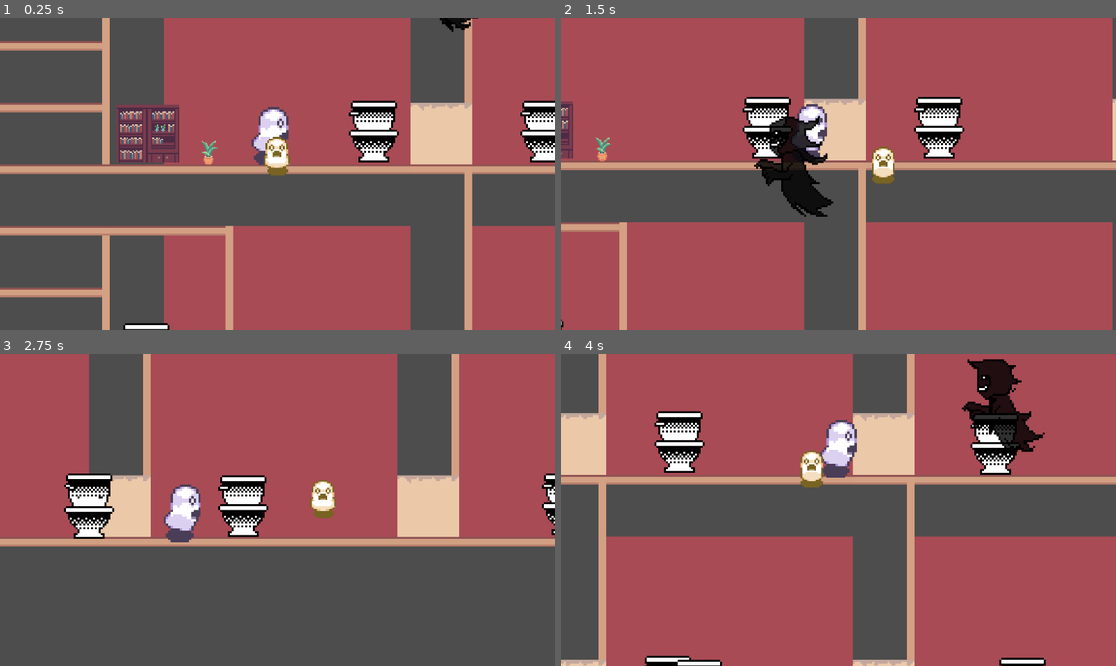
Above: before the commit, frames 1-4 (two rows, left to right).
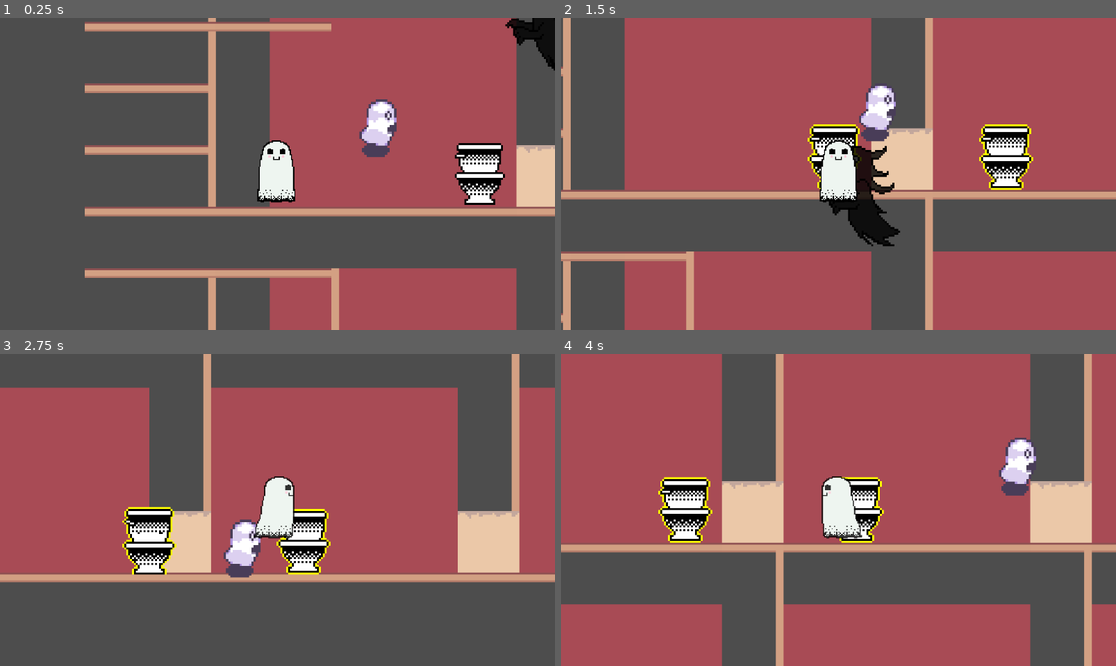
Above: after the commit, the same moments.

Repository: lykarevalde/GameJam
Game: Godot game, scene res://scenes/game_scene.tscn
Same seed, same stepped clock (60 frames per second), same inputs: the game is played once before the commit and once after it.
Inputs:
- Up to frame 1 (0.25 s): no input
- Up to frame 2 (1.5 s): tap Enter (ui_accept) at 0.5 s; hold Right (ui_right) 0.53-1.28 s; hold Enter (ui_accept) 0.53-1.28 s; hold Down (ui_down) from 1.28 s (still down); tap E (animate) at 1.35 s
- Up to frame 3 (2.75 s): tap Enter (ui_accept) at 1.52, 1.55, 1.82 s; release Down (ui_down) at 2.03 s; hold Right (ui_right) from 2.03 s (still down); hold Enter (ui_accept) from 2.03 s (still down)
- Up to frame 4 (4 s): release Right (ui_right) at 2.78 s; release Enter (ui_accept) at 2.78 s; hold Up (ui_up) 2.78-3.53 s; tap E (animate) at 2.85 s; tap Enter (ui_accept) at 3.02, 3.05, 3.32 s; hold Left (ui_left) from 3.53 s (still down); hold Enter (ui_accept) from 3.53 s (still down)

The runs differ from the first frame. In frame 1, 54% of the frame differs, in the area x 0-100%, y 0-100%; in frame 2, 50%; in frame 3, 48%; in frame 4, 68%.

Commit message:
ghost sprite oki

Diff:
--- a/scenes/dolphin.gd
+++ b/scenes/dolphin.gd
@@ -23,7 +23,7 @@
 		velocity.x = dir * move_speed
 
 
-		# Check for DOWN key to trigger dolphin jump (repeatable after cooldown)
+		# Check for DOWN key to trigger dolphin jump
 		if Input.is_action_just_pressed("animate"):
 			trigger_dolphin_jump()
 
--- a/scenes/dolphin.tscn
+++ b/scenes/dolphin.tscn
@@ -13,7 +13,7 @@
 
 [sub_resource type="AtlasTexture" id="AtlasTexture_icp1y"]
 atlas = ExtResource("2_bcd0l")
-region = Rect2(0, 0, 32, 63)
+region = Rect2(0, 0, 32, 64)
 
 [sub_resource type="SpriteFrames" id="SpriteFrames_2wkb0"]
 animations = [{
--- /dev/null
+++ b/scenes/furniture1.gd
@@ -0,0 +1,71 @@
+extends CharacterBody2D
+
+# Sprites
+@onready var idle_sprite = self
+@onready var amuse_sprite = $amuse_sprite
+@onready var spook_sprite = $spook_sprite
+
+# State
+var is_animating := false
+var nearby_player := false
+
+# ==========================
+# PLAYER AMUSE
+# ==========================
+func amuse():
+	if not nearby_player:
+		return
+	if is_animating:
+		return
+
+	is_animating = true
+	_show_only(amuse_sprite)
+	amuse_sprite.play("amuse")
+	print("Furniture: Player is amused!")
+
+func _on_amuse_animation_finished():
+	_reset()
+
+# ==========================
+# ENEMY SPOOK
+# ==========================
+func spook():
+	if is_animating:
+		return
+
+	is_animating = true
+	_show_only(spook_sprite)
+
+	var animations = ["spook1", "spook2", "spook3"]
+	spook_sprite.play(animations.pick_random())
+	print("Furniture: Spooked an enemy!")
+
+func _on_spook_animation_finished():
+	_reset()
+
+# ==========================
+# HELPERS
+# ==========================
+func _reset():
+	idle_sprite.show()
+	amuse_sprite.hide()
+	spook_sprite.hide()
+	idle_sprite.play("idle")
+	is_animating = false
+
+func _show_only(sprite):
+	idle_sprite.hide()
+	amuse_sprite.hide()
+	spook_sprite.hide()
+	sprite.show()
+
+# ==========================
+# PLAYER DETECTION
+# ==========================
+func _on_area_2d_body_entered(body):
+	if body.is_in_group("Player"):
+		nearby_player = true
+
+func _on_area_2d_body_exited(body):
+	if body.is_in_group("Player"):
+		nearby_player = false
--- /dev/null
+++ b/scenes/furniture1.tscn
@@ -0,0 +1,271 @@
+[gd_scene load_steps=40 format=3 uid="uid://c5wccn15qh4cx"]
+
+[ext_resource type="Script" uid="uid://d2hrcbq7voh5x" path="res://scenes/furniture1.gd" id="1_sk0qw"]
+[ext_resource type="Shader" uid="uid://dromq4pf7p2g8" path="res://scenes/furniture.gdshader" id="2_qwnh6"]
+[ext_resource type="Texture2D" uid="uid://bwkbqvmsy1m12" path="res://assets/Furniture/cr/toilet AMUSE.png" id="3_sk0qw"]
+[ext_resource type="Texture2D" uid="uid://dvpynuaplocpe" path="res://assets/Furniture/cr/toilet MOVE.png" id="4_qwnh6"]
+[ext_resource type="Texture2D" uid="uid://cquskrrtn7jeh" path="res://assets/Furniture/cr/toilet SPOOK.png" id="5_qwnh6"]
+[ext_resource type="Script" uid="uid://df8s31qe0esgw" path="res://scenes/area_2d.gd" id="5_upeud"]
+
+[sub_resource type="ShaderMaterial" id="ShaderMaterial_bcd0l"]
+shader = ExtResource("2_qwnh6")
+shader_parameter/outline_color = Vector4(1, 1, 0, 1)
+shader_parameter/thickness = 1.0
+
+[sub_resource type="AtlasTexture" id="AtlasTexture_ymh04"]
+atlas = ExtResource("4_qwnh6")
+region = Rect2(32, 0, 32, 64)
+
+[sub_resource type="SpriteFrames" id="SpriteFrames_2wkb0"]
+animations = [{
+"frames": [{
+"duration": 1.0,
+"texture": SubResource("AtlasTexture_ymh04")
+}],
+"loop": true,
+"name": &"idle",
+"speed": 10.0
+}]
+
+[sub_resource type="AtlasTexture" id="AtlasTexture_sk0qw"]
+atlas = ExtResource("3_sk0qw")
+region = Rect2(0, 0, 32, 64)
+
+[sub_resource type="AtlasTexture" id="AtlasTexture_qwnh6"]
+atlas = ExtResource("3_sk0qw")
+region = Rect2(32, 0, 32, 64)
+
+[sub_resource type="AtlasTexture" id="AtlasTexture_dp0tw"]
+atlas = ExtResource("3_sk0qw")
+region = Rect2(64, 0, 32, 64)
+
+[sub_resource type="AtlasTexture" id="AtlasTexture_no223"]
+atlas = ExtResource("3_sk0qw")
+region = Rect2(96, 0, 32, 64)
+
+[sub_resource type="AtlasTexture" id="AtlasTexture_upeud"]
+atlas = ExtResource("3_sk0qw")
+region = Rect2(128, 0, 32, 64)
+
+[sub_resource type="AtlasTexture" id="AtlasTexture_xcjme"]
+atlas = ExtResource("3_sk0qw")
+region = Rect2(0, 64, 32, 64)
+
+[sub_resource type="AtlasTexture" id="AtlasTexture_5g4an"]
+atlas = ExtResource("3_sk0qw")
+region = Rect2(32, 64, 32, 64)
+
+[sub_resource type="AtlasTexture" id="AtlasTexture_bvbvy"]
+atlas = ExtResource("3_sk0qw")
+region = Rect2(64, 64, 32, 64)
+
+[sub_resource type="AtlasTexture" id="AtlasTexture_f88gl"]
+atlas = ExtResource("3_sk0qw")
+region = Rect2(96, 64, 32, 64)
+
+[sub_resource type="AtlasTexture" id="AtlasTexture_mhwua"]
+atlas = ExtResource("3_sk0qw")
+region = Rect2(128, 64, 32, 64)
+
+[sub_resource type="AtlasTexture" id="AtlasTexture_kdan8"]
+atlas = ExtResource("3_sk0qw")
+region = Rect2(0, 128, 32, 64)
+
+[sub_resource type="AtlasTexture" id="AtlasTexture_f433v"]
+atlas = ExtResource("3_sk0qw")
+region = Rect2(32, 128, 32, 64)
+
+[sub_resource type="AtlasTexture" id="AtlasTexture_010co"]
+atlas = ExtResource("3_sk0qw")
+region = Rect2(64, 128, 32, 64)
+
+[sub_resource type="AtlasTexture" id="AtlasTexture_vcank"]
+atlas = ExtResource("3_sk0qw")
+region = Rect2(96, 128, 32, 64)
+
+[sub_resource type="SpriteFrames" id="SpriteFrames_urnlg"]
+animations = [{
+"frames": [{
+"duration": 1.0,
+"texture": SubResource("AtlasTexture_sk0qw")
+}, {
+"duration": 1.0,
+"texture": SubResource("AtlasTexture_qwnh6")
+}, {
+"duration": 1.0,
+"texture": SubResource("AtlasTexture_dp0tw")
+}, {
+"duration": 1.0,
+"texture": SubResource("AtlasTexture_no223")
+}, {
+"duration": 1.0,
+"texture": SubResource("AtlasTexture_upeud")
+}, {
+"duration": 1.0,
+"texture": SubResource("AtlasTexture_xcjme")
+}, {
+"duration": 1.0,
+"texture": SubResource("AtlasTexture_5g4an")
+}, {
+"duration": 1.0,
+"texture": SubResource("AtlasTexture_bvbvy")
+}, {
+"duration": 1.0,
+"texture": SubResource("AtlasTexture_f88gl")
+}, {
+"duration": 1.0,
+"texture": SubResource("AtlasTexture_mhwua")
+}, {
+"duration": 1.0,
+"texture": SubResource("AtlasTexture_kdan8")
+}, {
+"duration": 1.0,
+"texture": SubResource("AtlasTexture_f433v")
+}, {
+"duration": 1.0,
+"texture": SubResource("AtlasTexture_010co")
+}, {
+"duration": 1.0,
+"texture": SubResource("AtlasTexture_vcank")
+}],
+"loop": false,
+"name": &"dolphin",
+"speed": 10.0
+}]
+
+[sub_resource type="AtlasTexture" id="AtlasTexture_urnlg"]
+atlas = ExtResource("5_qwnh6")
+region = Rect2(0, 0, 32, 64)
+
+[sub_resource type="AtlasTexture" id="AtlasTexture_s7unw"]
+atlas = ExtResource("5_qwnh6")
+region = Rect2(32, 0, 32, 64)
+
+[sub_resource type="AtlasTexture" id="AtlasTexture_pdj7v"]
+atlas = ExtResource("5_qwnh6")
+region = Rect2(64, 0, 32, 64)
+
+[sub_resource type="AtlasTexture" id="AtlasTexture_ndo6x"]
+atlas = ExtResource("5_qwnh6")
+region = Rect2(96, 0, 32, 64)
+
+[sub_resource type="AtlasTexture" id="AtlasTexture_o2se8"]
+atlas = ExtResource("5_qwnh6")
+region = Rect2(128, 0, 32, 64)
+
+[sub_resource type="AtlasTexture" id="AtlasTexture_xhj3i"]
+atlas = ExtResource("5_qwnh6")
+region = Rect2(0, 64, 32, 64)
+
+[sub_resource type="AtlasTexture" id="AtlasTexture_p7d8d"]
+atlas = ExtResource("5_qwnh6")
+region = Rect2(32, 64, 32, 64)
+
+[sub_resource type="AtlasTexture" id="AtlasTexture_vmcvm"]
+atlas = ExtResource("5_qwnh6")
+region = Rect2(64, 64, 32, 64)
+
+[sub_resource type="AtlasTexture" id="AtlasTexture_1rdxh"]
+atlas = ExtResource("5_qwnh6")
+region = Rect2(96, 64, 32, 64)
+
+[sub_resource type="AtlasTexture" id="AtlasTexture_d0deq"]
+atlas = ExtResource("5_qwnh6")
+region = Rect2(128, 64, 32, 64)
+
+[sub_resource type="AtlasTexture" id="AtlasTexture_g4lwv"]
+atlas = ExtResource("5_qwnh6")
+region = Rect2(0, 128, 32, 64)
+
+[sub_resource type="AtlasTexture" id="AtlasTexture_irlmt"]
+atlas = ExtResource("5_qwnh6")
+region = Rect2(32, 128, 32, 64)
+
+[sub_resource type="AtlasTexture" id="AtlasTexture_646wr"]
+atlas = ExtResource("5_qwnh6")
+region = Rect2(64, 128, 32, 64)
+
+[sub_resource type="AtlasTexture" id="AtlasTexture_2x4oc"]
+atlas = ExtResource("5_qwnh6")
+region = Rect2(96, 128, 32, 64)
+
+[sub_resource type="SpriteFrames" id="SpriteFrames_58ujw"]
+animations = [{
+"frames": [{
+"duration": 1.0,
+"texture": SubResource("AtlasTexture_urnlg")
+}, {
+"duration": 1.0,
+"texture": SubResource("AtlasTexture_s7unw")
+}, {
+"duration": 1.0,
+"texture": SubResource("AtlasTexture_pdj7v")
+}, {
+"duration": 1.0,
+"texture": SubResource("AtlasTexture_ndo6x")
+}, {
+"duration": 1.0,
+"texture": SubResource("AtlasTexture_o2se8")
+}, {
+"duration": 1.0,
+"texture": SubResource("AtlasTexture_xhj3i")
+}, {
+"duration": 1.0,
+"texture": SubResource("AtlasTexture_p7d8d")
+}, {
+"duration": 1.0,
+"texture": SubResource("AtlasTexture_vmcvm")
+}, {
+"duration": 1.0,
+"texture": SubResource("AtlasTexture_1rdxh")
+}, {
+"duration": 1.0,
+"texture": SubResource("AtlasTexture_d0deq")
+}, {
+"duration": 1.0,
+"texture": SubResource("AtlasTexture_g4lwv")
+}, {
+"duration": 1.0,
+"texture": SubResource("AtlasTexture_irlmt")
+}, {
+"duration": 1.0,
+"texture": SubResource("AtlasTexture_646wr")
+}, {
+"duration": 1.0,
+"texture": SubResource("AtlasTexture_2x4oc")
+}],
+"loop": false,
+"name": &"spook",
+"speed": 10.0
+}]
+
+[node name="CharacterBody2D" type="CharacterBody2D" groups=["furniture"]]
+script = ExtResource("1_sk0qw")
+
+[node name="idle" type="AnimatedSprite2D" parent="."]
+material = SubResource("ShaderMaterial_bcd0l")
+sprite_frames = SubResource("SpriteFrames_2wkb0")
+animation = &"idle"
+
+[node name="dolphin" type="AnimatedSprite2D" parent="."]
+sprite_frames = SubResource("SpriteFrames_urnlg")
+animation = &"dolphin"
+
+[node name="spook" type="AnimatedSprite2D" parent="."]
+sprite_frames = SubResource("SpriteFrames_58ujw")
+animation = &"spook"
+
+[node name="CollisionPolygon2D2" type="CollisionPolygon2D" parent="."]
+light_mask = 0
+visibility_layer = 0
+polygon = PackedVector2Array(0, 0, -11, 0, -12, 7, -8, 15, -12, 17, -5, 28, -7, 31, 7, 31, 6, 28, 12, 17, 9, 15, 11, 0)
+
+[node name="Area2D" type="Area2D" parent="."]
+script = ExtResource("5_upeud")
+
+[node name="CollisionPolygon2D" type="CollisionPolygon2D" parent="Area2D"]
+polygon = PackedVector2Array(0, 0, -12, 0, -12, 7, -8, 15, -12, 17, -5, 28, -7, 31, 7, 31, 6, 28, 12, 17, 8, 15, 11, 0)
+
+[connection signal="animation_finished" from="dolphin" to="." method="_on_dolphin_animation_finished"]
+[connection signal="body_entered" from="Area2D" to="." method="_on_area_2d_body_entered"]
+[connection signal="body_exited" from="Area2D" to="." method="_on_area_2d_body_exited"]
--- a/scenes/game_scene.tscn
+++ b/scenes/game_scene.tscn
@@ -1,14 +1,12 @@
-[gd_scene load_steps=16 format=3 uid="uid://caf4pect0ovka"]
+[gd_scene load_steps=14 format=3 uid="uid://caf4pect0ovka"]
 
 [ext_resource type="Script" uid="uid://1707w1wd8vfv" path="res://scripts/game_scene.gd" id="1_kk2rg"]
 [ext_resource type="Texture2D" uid="uid://l5axf47yylfg" path="res://assets/interior_tileset_placeholder.png" id="1_onqr8"]
-[ext_resource type="PackedScene" uid="uid://cgmu3x48sx0fo" path="res://scenes/Player.tscn" id="1_w5aja"]
-[ext_resource type="PackedScene" uid="uid://dbgp384qn2s4x" path="res://scenes/plant.tscn" id="3_ycayy"]
-[ext_resource type="PackedScene" uid="uid://cv0hye7m1iv11" path="res://scenes/shelf.tscn" id="4_bw6k5"]
 [ext_resource type="Script" uid="uid://bd1x6q7kmsk15" path="res://scripts/furnitures.gd" id="6_mw25s"]
 [ext_resource type="PackedScene" uid="uid://6ioljxwyvxol" path="res://scenes/kids.tscn" id="6_rurhu"]
 [ext_resource type="Script" uid="uid://cd0rhdruhnqo7" path="res://scripts/kid_spawner.gd" id="8_b5spy"]
-[ext_resource type="PackedScene" uid="uid://cfg7i0camoaef" path="res://scenes/toilet.tscn" id="8_mw25s"]
+[ext_resource type="PackedScene" uid="uid://cef30dmd4as47" path="res://scenes/toilet.tscn" id="8_mw25s"]
+[ext_resource type="PackedScene" uid="uid://cxwfxl20tdd6" path="res://scenes/krysta_player.tscn" id="9_utbpp"]
 [ext_resource type="PackedScene" uid="uid://c72t5aeqmoxx1" path="res://scenes/dolphin.tscn" id="10_mw25s"]
 [ext_resource type="PackedScene" uid="uid://cv3bjv8xhr455" path="res://scenes/enemy.tscn" id="10_tcjrq"]
 
@@ -248,23 +246,8 @@
 layer_1/name = "Things"
 layer_1/tile_data = PackedInt32Array(262140, 196609, 0, 262141, 196609, 0, 262142, 196609, 0, 262143, 196609, 0, -4, 196609, 0, -3, 196609, 0, -2, 196609, 0, -1, 196609, 0, 196608, 393217, 1, 262144, 393217, 1)
 
-[node name="Player" parent="." instance=ExtResource("1_w5aja")]
-position = Vector2(23, 92)
-collision_mask = 0
-
-[node name="Camera2D" type="Camera2D" parent="Player"]
-position = Vector2(-1, -1)
-zoom = Vector2(4, 4)
-position_smoothing_enabled = true
-
-[node name="shelf" parent="." instance=ExtResource("4_bw6k5")]
-position = Vector2(-45, 70)
-
-[node name="AnimatableBody2D" parent="." instance=ExtResource("3_ycayy")]
-position = Vector2(-21, 67)
-
 [node name="CharacterBody2D" parent="." instance=ExtResource("10_mw25s")]
-position = Vector2(-46, 168)
+position = Vector2(-49, 181)
 
 [node name="Furniture" type="Node2D" parent="."]
 script = ExtResource("6_mw25s")
@@ -288,6 +271,7 @@
 position = Vector2(340, 188)
 
 [node name="Floor1Path" type="Path2D" parent="."]
+position = Vector2(1, -26)
 curve = SubResource("Curve2D_kk2rg")
 
 [node name="Floor2Path" type="Path2D" parent="."]
@@ -316,3 +300,10 @@
 collision_mask = 0
 human_npcs_root = NodePath("../../kidSpawner")
 furniture_root = NodePath("../../Furniture")
+
+[node name="Player" parent="." instance=ExtResource("9_utbpp")]
+position = Vector2(-33, 84)
+
+[node name="Camera2D" type="Camera2D" parent="Player"]
+position = Vector2(0, -15)
+zoom = Vector2(4, 4)
--- /dev/null
+++ b/scenes/krysta_player.tscn
@@ -0,0 +1,232 @@
+[gd_scene load_steps=33 format=3 uid="uid://cxwfxl20tdd6"]
+
+[ext_resource type="Script" uid="uid://cxrqodvh8nk8x" path="res://scripts/krystaplayer.gd" id="1_crxnp"]
+[ext_resource type="Texture2D" uid="uid://brl8n0w2fr0jy" path="res://assets/ghost player/ghost_player_spritesheet.png" id="2_d5g11"]
+[ext_resource type="Texture2D" uid="uid://dvdlxhrldwhuy" path="res://assets/ghost player/left_sprite_sheet.png" id="3_562xk"]
+[ext_resource type="Texture2D" uid="uid://5ktg1lhhd6w2" path="res://assets/ghost player/right_sprite_sheet.png" id="4_2eqdb"]
+
+[sub_resource type="AtlasTexture" id="AtlasTexture_3li8b"]
+atlas = ExtResource("2_d5g11")
+region = Rect2(0, 0, 38, 56)
+
+[sub_resource type="AtlasTexture" id="AtlasTexture_mdl7e"]
+atlas = ExtResource("2_d5g11")
+region = Rect2(38, 0, 38, 56)
+
+[sub_resource type="AtlasTexture" id="AtlasTexture_qu4a1"]
+atlas = ExtResource("2_d5g11")
+region = Rect2(76, 0, 38, 56)
+
+[sub_resource type="AtlasTexture" id="AtlasTexture_70d11"]
+atlas = ExtResource("2_d5g11")
+region = Rect2(0, 56, 38, 56)
+
+[sub_resource type="AtlasTexture" id="AtlasTexture_cw2d6"]
+atlas = ExtResource("2_d5g11")
+region = Rect2(38, 56, 38, 56)
+
+[sub_resource type="AtlasTexture" id="AtlasTexture_khinc"]
+atlas = ExtResource("2_d5g11")
+region = Rect2(76, 56, 38, 56)
+
+[sub_resource type="AtlasTexture" id="AtlasTexture_bruh7"]
+atlas = ExtResource("2_d5g11")
+region = Rect2(0, 112, 38, 56)
+
+[sub_resource type="AtlasTexture" id="AtlasTexture_6eyey"]
+atlas = ExtResource("2_d5g11")
+region = Rect2(38, 112, 38, 56)
+
+[sub_resource type="AtlasTexture" id="AtlasTexture_d3wef"]
+atlas = ExtResource("2_d5g11")
+region = Rect2(76, 112, 38, 56)
+
+[sub_resource type="AtlasTexture" id="AtlasTexture_gbx8w"]
+atlas = ExtResource("3_562xk")
+region = Rect2(0, 0, 46, 58)
+
+[sub_resource type="AtlasTexture" id="AtlasTexture_hd060"]
+atlas = ExtResource("3_562xk")
+region = Rect2(46, 0, 46, 58)
+
+[sub_resource type="AtlasTexture" id="AtlasTexture_56o2j"]
+atlas = ExtResource("3_562xk")
+region = Rect2(92, 0, 46, 58)
+
+[sub_resource type="AtlasTexture" id="AtlasTexture_iib88"]
+atlas = ExtResource("3_562xk")
+region = Rect2(0, 58, 46, 58)
+
+[sub_resource type="AtlasTexture" id="AtlasTexture_1o0li"]
+atlas = ExtResource("3_562xk")
+region = Rect2(46, 58, 46, 58)
+
+[sub_resource type="AtlasTexture" id="AtlasTexture_8jmif"]
+atlas = ExtResource("3_562xk")
+region = Rect2(92, 58, 46, 58)
+
+[sub_resource type="AtlasTexture" id="AtlasTexture_egmcp"]
+atlas = ExtResource("3_562xk")
+region = Rect2(0, 116, 46, 58)
+
+[sub_resource type="AtlasTexture" id="AtlasTexture_3xren"]
+atlas = ExtResource("3_562xk")
+region = Rect2(46, 116, 46, 58)
+
+[sub_resource type="AtlasTexture" id="AtlasTexture_lyikh"]
+atlas = ExtResource("4_2eqdb")
+region = Rect2(0, 0, 46, 58)
+
+[sub_resource type="AtlasTexture" id="AtlasTexture_8vcoi"]
+atlas = ExtResource("4_2eqdb")
+region = Rect2(46, 0, 46, 58)
+
+[sub_resource type="AtlasTexture" id="AtlasTexture_dnwbe"]
+atlas = ExtResource("4_2eqdb")
+region = Rect2(92, 0, 46, 58)
+
+[sub_resource type="AtlasTexture" id="AtlasTexture_8vs7s"]
+atlas = ExtResource("4_2eqdb")
+region = Rect2(0, 58, 46, 58)
+
+[sub_resource type="AtlasTexture" id="AtlasTexture_plns5"]
+atlas = ExtResource("4_2eqdb")
+region = Rect2(46, 58, 46, 58)
+
+[sub_resource type="AtlasTexture" id="AtlasTexture_uiv60"]
+atlas = ExtResource("4_2eqdb")
+region = Rect2(92, 58, 46, 58)
+
+[sub_resource type="AtlasTexture" id="AtlasTexture_dwyan"]
+atlas = ExtResource("4_2eqdb")
+region = Rect2(0, 116, 46, 58)
+
+[sub_resource type="AtlasTexture" id="AtlasTexture_n0rq3"]
+atlas = ExtResource("4_2eqdb")
+region = Rect2(46, 116, 46, 58)
+
+[sub_resource type="SpriteFrames" id="SpriteFrames_qlg0r"]
+animations = [{
+"frames": [{
+"duration": 1.0,
+"texture": SubResource("AtlasTexture_3li8b")
+}, {
+"duration": 1.0,
+"texture": SubResource("AtlasTexture_mdl7e")
+}, {
+"duration": 1.0,
+"texture": SubResource("AtlasTexture_qu4a1")
+}, {
+"duration": 1.0,
+"texture": SubResource("AtlasTexture_70d11")
+}, {
+"duration": 1.0,
+"texture": SubResource("AtlasTexture_cw2d6")
+}, {
+"duration": 1.0,
+"texture": SubResource("AtlasTexture_khinc")
+}, {
+"duration": 1.0,
+"texture": SubResource("AtlasTexture_bruh7")
+}, {
+"duration": 1.0,
+"texture": SubResource("AtlasTexture_6eyey")
+}, {
+"duration": 1.0,
+"texture": SubResource("AtlasTexture_d3wef")
+}],
+"loop": true,
+"name": &"face",
+"speed": 5.0
+}, {
+"frames": [{
+"duration": 1.0,
+"texture": SubResource("AtlasTexture_gbx8w")
+}, {
+"duration": 1.0,
+"texture": SubResource("AtlasTexture_hd060")
+}, {
+"duration": 1.0,
+"texture": SubResource("AtlasTexture_56o2j")
+}, {
+"duration": 1.0,
+"texture": SubResource("AtlasTexture_iib88")
+}, {
+"duration": 1.0,
+"texture": SubResource("AtlasTexture_1o0li")
+}, {
+"duration": 1.0,
+"texture": SubResource("AtlasTexture_8jmif")
+}, {
+"duration": 1.0,
+"texture": SubResource("AtlasTexture_egmcp")
+}, {
+"duration": 1.0,
+"texture": SubResource("AtlasTexture_3xren")
+}],
+"loop": true,
+"name": &"left",
+"speed": 5.0
+}, {
+"frames": [{
+"duration": 1.0,
+"texture": SubResource("AtlasTexture_lyikh")
+}, {
+"duration": 1.0,
+"texture": SubResource("AtlasTexture_8vcoi")
+}, {
+"duration": 1.0,
+"texture": SubResource("AtlasTexture_dnwbe")
+}, {
+"duration": 1.0,
+"texture": SubResource("AtlasTexture_8vs7s")
+}, {
+"duration": 1.0,
+"texture": SubResource("AtlasTexture_plns5")
+}, {
+"duration": 1.0,
+"texture": SubResource("AtlasTexture_uiv60")
+}, {
+"duration": 1.0,
+"texture": SubResource("AtlasTexture_dwyan")
+}, {
+"duration": 1.0,
+"texture": SubResource("AtlasTexture_n0rq3")
+}],
+"loop": true,
+"name": &"right",
+"speed": 5.0
+}]
+
+[sub_resource type="CircleShape2D" id="CircleShape2D_tuyoq"]
+radius = 9.0
+
+[sub_resource type="CapsuleShape2D" id="CapsuleShape2D_v6fml"]
+radius = 9.0
+height = 32.0
+
+[node name="Player" type="CharacterBody2D" groups=["ghost"]]
+z_index = 5
+collision_mask = 2
+script = ExtResource("1_crxnp")
+
+[node name="face" type="AnimatedSprite2D" parent="."]
+position = Vector2(-1.1920929e-07, -16.302734)
+scale = Vector2(0.57894737, 0.5963309)
+sprite_frames = SubResource("SpriteFrames_qlg0r")
+animation = &"right"
+
+[node name="CollisionShape2D" type="CollisionShape2D" parent="."]
+visibility_layer = 3
+position = Vector2(0, -9)
+shape = SubResource("CircleShape2D_tuyoq")
+
+[node name="Area2D" type="Area2D" parent="."]
+collision_mask = 3
+
+[node name="CollisionShape2D2" type="CollisionShape2D" parent="Area2D"]
+position = Vector2(0, -16)
+shape = SubResource("CapsuleShape2D_v6fml")
+
+[connection signal="body_entered" from="Area2D" to="." method="_on_area_2d_body_entered"]
+[connection signal="body_exited" from="Area2D" to="." method="_on_area_2d_body_exited"]
--- a/scripts/krystaplayer.gd
+++ b/scripts/krystaplayer.gd
@@ -6,68 +6,67 @@
 
 var nearby_furniture: Node = null
 var possessed_furniture: Node = null
+var last_direction := 1  # 1 = right, -1 = left
 
-@onready var sprite = $idle
+@onready var sprite: AnimatedSprite2D = $face
 
 
 func _physics_process(delta: float) -> void:
 	# If possessing furniture, ghost does NOT move
 	if possessed_furniture:
 		velocity = Vector2.ZERO
+		sprite.play("face")
 		move_and_slide()
 		return
 
-	var input_dir := Vector2.ZERO
+	var input_vector := Vector2.ZERO
 
+	if Input.is_action_pressed("ui_right"):
+		input_vector.x += 1
 	if Input.is_action_pressed("ui_left"):
-		input_dir.x -= 1
-	if Input.is_action_pressed("ui_right"):
-		input_dir.x += 1
+		input_vector.x -= 1
+	if Input.is_action_pressed("ui_down"):
+		input_vector.y += 1
 	if Input.is_action_pressed("ui_up"):
-		input_dir.y -= 1
-	if Input.is_action_pressed("ui_down"):
-		input_dir.y += 1
+		input_vector.y -= 1
 
-	input_dir = input_dir.normalized()
+	input_vector = input_vector.normalized()  # Keep diagonal speed consistent
 
-	if input_dir != Vector2.ZERO:
-		velocity = velocity.move_toward(
-			input_dir * MAX_SPEED,
-			ACCELERATION * delta
-		)
+	# Smooth movement with acceleration
+	velocity.x = move_toward(velocity.x, input_vector.x * MAX_SPEED, ACCELERATION * delta)
+	velocity.y = move_toward(velocity.y, input_vector.y * MAX_SPEED, ACCELERATION * delta)
+
+	# Animations (horizontal only)
+	if input_vector.x > 0:
+		last_direction = 1
+		sprite.play("right")
+	elif input_vector.x < 0:
+		last_direction = -1
+		sprite.play("left")
 	else:
-		velocity = velocity.move_toward(
-			Vector2.ZERO,
-			FRICTION * delta
-		)
+		sprite.play("face")  # could be "up" or "down" if you add those
 
 	move_and_slide()
 
+func _on_area_2d_body_entered(body: Node2D) -> void:
+	if body.is_in_group("furniture"):
+		nearby_furniture = body
+		print("Can possess:", body.name)
+
+func _on_area_2d_body_exited(body: Node2D) -> void:
+	if body == nearby_furniture:
+		nearby_furniture = null
+		print("Left furniture:", body.name)
+
 func _input(event):
-	if event.is_action_pressed("ui_accept"):  # SPACE
+	if event.is_action_pressed("ui_accept"): # SPACE / E
 		if possessed_furniture:
-		   # Release furniture
+			possessed_furniture.unpossess()
 			possessed_furniture = null
 			show()
 			$CollisionShape2D.disabled = false
 		elif nearby_furniture:
-			# Possess
 			possessed_furniture = nearby_furniture
 			possessed_furniture.possess()
 			hide()
 			$CollisionShape2D.disabled = true
-
-
-func _on_area_2d_body_entered(body: Node2D) -> void:
-	if body.is_in_group("furniture"):
-		nearby_furniture = body
-		print("Ghost is near:", body.name)
-
-
-func _on_area_2d_body_exited(body: Node2D) -> void:
-	# Check if the body leaving the Area2D is furniture
-	if body.is_in_group("furniture"):
-		# Only clear nearby_furniture if it was this one
-		if nearby_furniture == body:
-			nearby_furniture = null
-			print("Ghost walked away from:", body.name)
Not shown, added: scenes/furniture1.gd.uid
